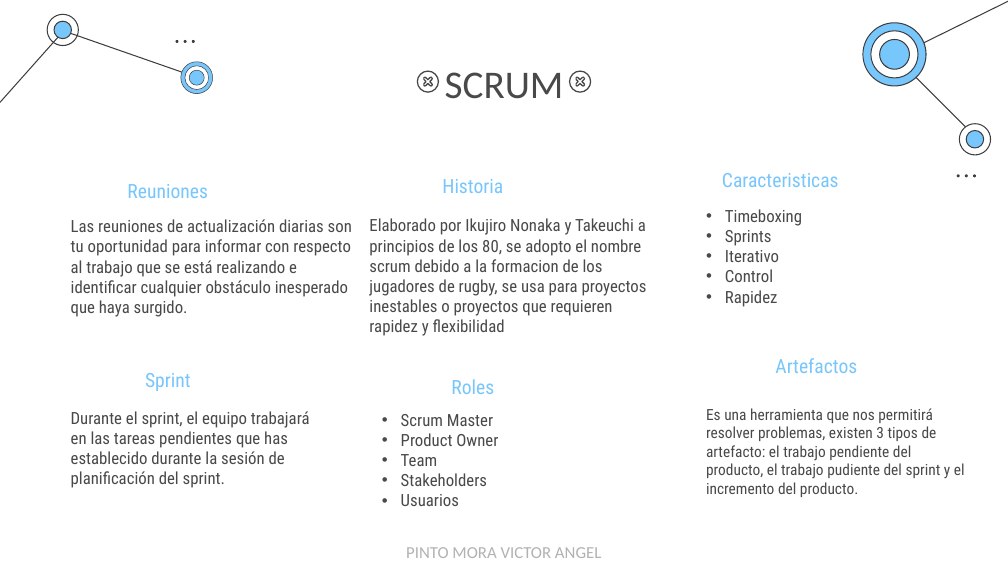
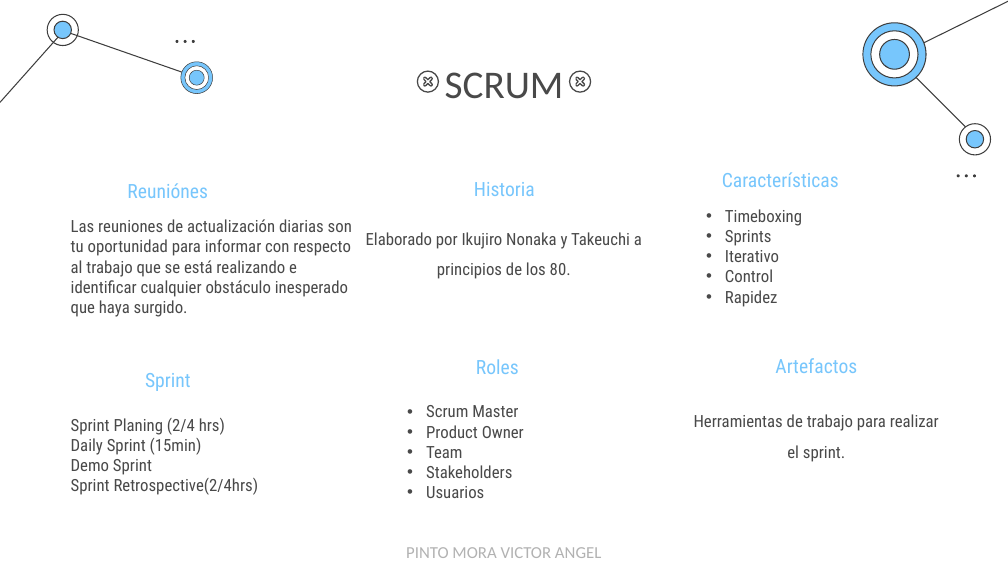
Before and after one commit to EgCooper/Mxt-Technology, a slide deck: slide 20 of Documentacion/Mxt-Technology Presentacion.pptx (slide 19 before the commit). Drawn at 1008x567 pixels with LibreOffice and Linux fonts; fonts in the diff are those of the drawing. Boxes give left, top, right and bottom in pixels: in the first picture for what was removed or moved away, otherwise in the second. Text is boxed around its words. In the diff, an @@ line names an element or a change of style, - is before the commit and + after.

```diff
--- a/Documentacion/Mxt-Technology Presentacion.pptx
+++ b/Documentacion/Mxt-Technology Presentacion.pptx
@@ subtitle "Historia": place and size @@
-subtitle "Historia" at [442,179,503,193]
+subtitle "Historia" at [474,182,535,196]
@@ text at [127,183,208,198]: text changed @@
-Reuniones
+Reuniónes
@@ subtitle at [366,232,642,279]: text changed @@
-Elaborado por Ikujiro Nonaka y Takeuchi a principios de los 80, se adopto el nombre scrum debido a la formacion de los jugadores de rugby, se usa para proyectos inestables o proyectos que requieren rapidez y flexibilidad
+Elaborado por Ikujiro Nonaka y Takeuchi a principios de los 80.
@@ subtitle "Roles": place and size @@
-subtitle "Roles" at [451,379,494,394]
+subtitle "Roles" at [476,359,519,374]
@@ text at [71,418,259,495]: text changed @@
-Durante el sprint, el equipo trabajará en las tareas pendientes que has establecido durante la sesión de planificación del sprint.
+Sprint Planing (2/4 hrs)
+Daily Sprint (15min)
+Demo Sprint
+Sprint Retrospective(2/4hrs)
@@ subtitle "Scrum Master": place and size @@
-subtitle "Scrum Master" at [401,414,498,506]
+subtitle "Scrum Master" at [426,405,524,498]
@@ subtitle at [694,414,939,462]: text changed; size 11 to 12 pt @@
-Es una herramienta que nos permitirá resolver problemas, existen 3 tipos de artefacto: el trabajo pendiente del producto, el trabajo pudiente del sprint y el incremento del producto.
+Herramientas de trabajo para realizar el sprint.
```
Also in this commit, not shown: 17 other slides changed, 1 slide added, 1 other file.
